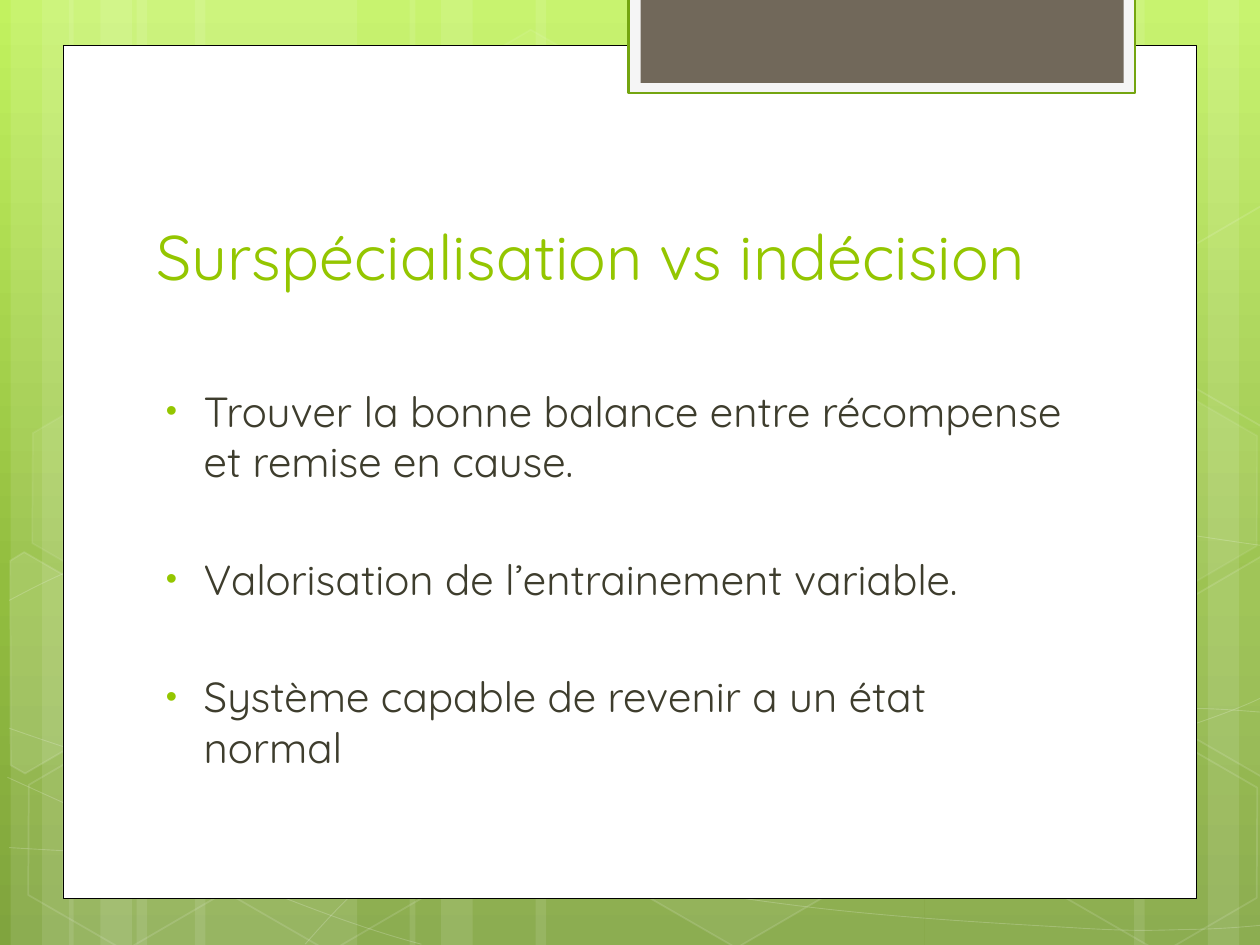
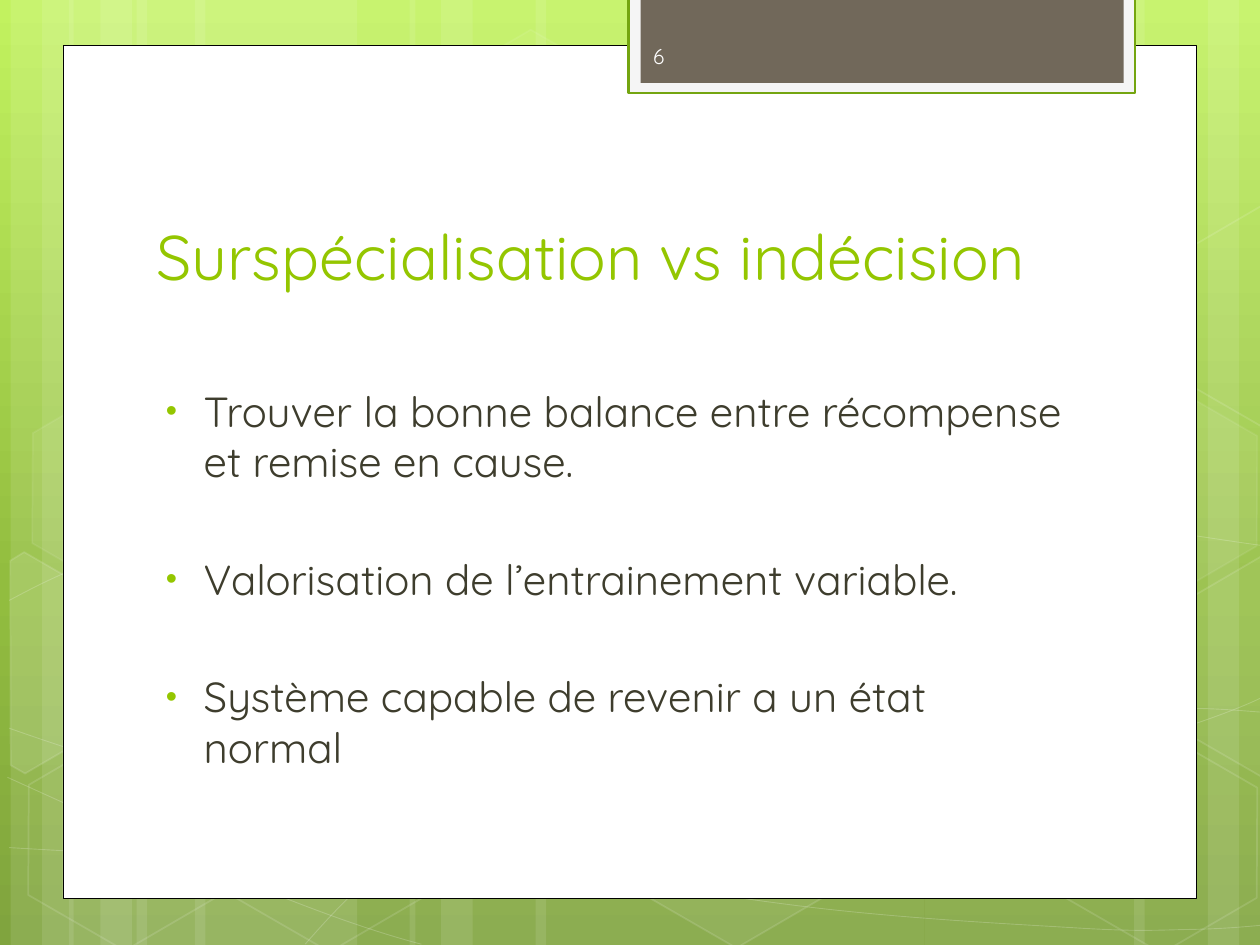
Before and after one commit to Surogate/ai-playground, a slide deck: slide 6 of Pattern Matcher.pptx. Drawn at 1260x945 pixels with LibreOffice and Linux fonts; fonts in the diff are those of the drawing. Boxes give left, top, right and bottom in pixels: in the first picture for what was removed or moved away, otherwise in the second. Text is boxed around its words. In the diff, an @@ line names an element or a change of style, - is before the commit and + after.

```diff
--- a/Pattern Matcher.pptx
+++ b/Pattern Matcher.pptx
@@ page number added at [653,49,664,64], 12 pt, text #FEFEFE @@
+6
```
Also in this commit, not shown: 7 other slides changed, 2 other files.
